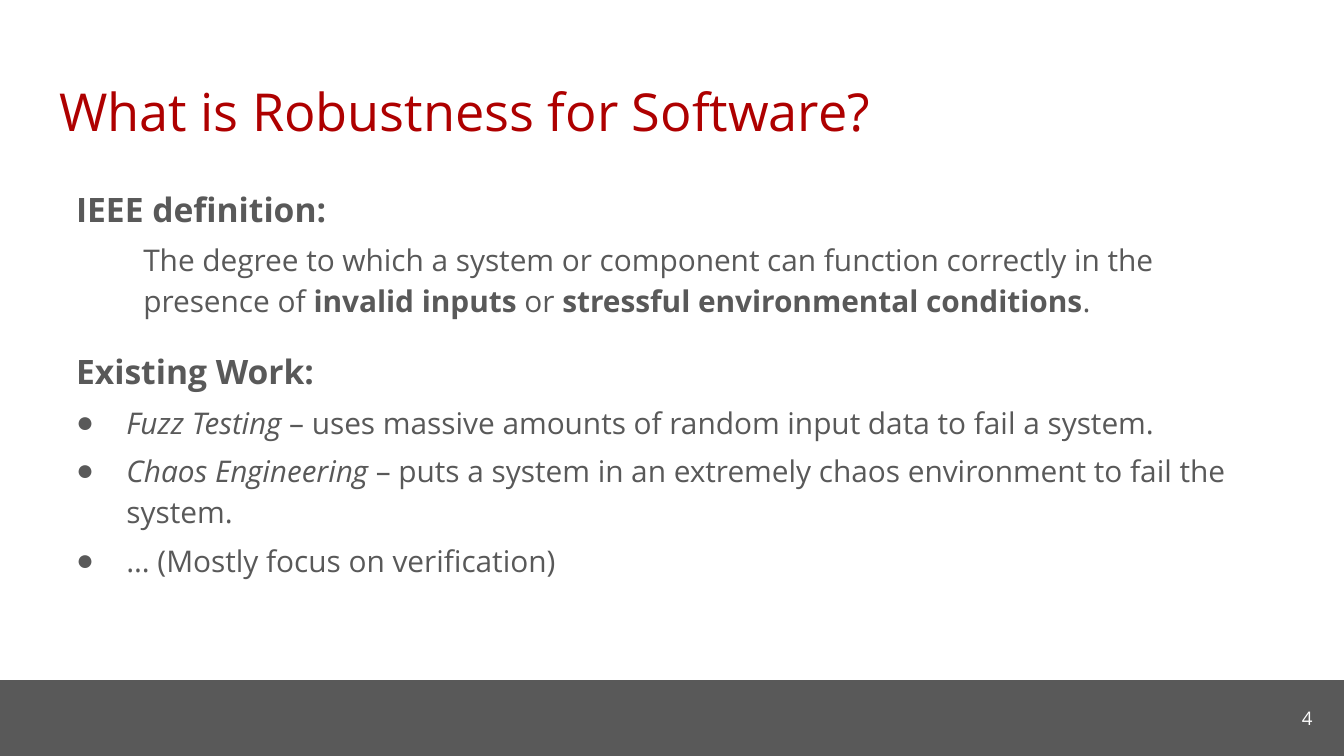
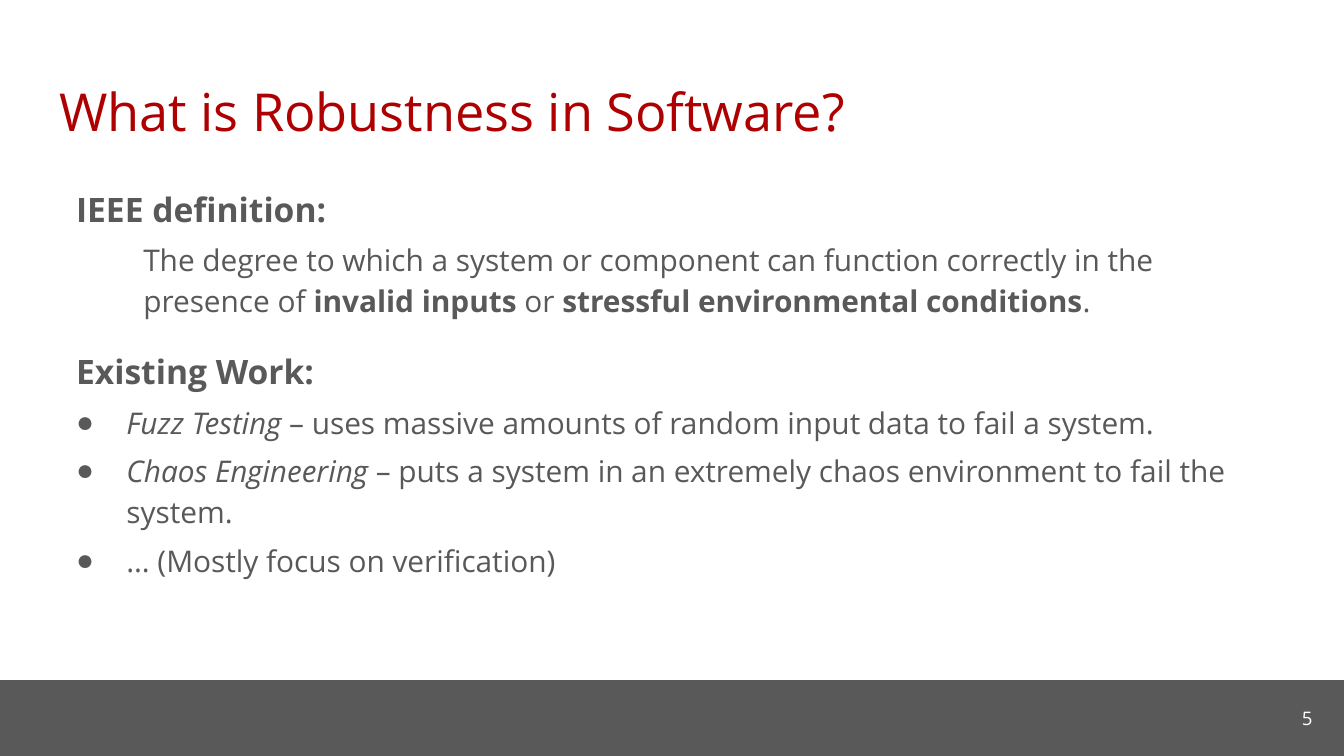
Before and after one commit to cmu-soda/Robustness, a slide deck: slide 5 of Robustness.pptx (slide 4 before the commit). Drawn at 1344x756 pixels with LibreOffice and Linux fonts; fonts in the diff are those of the drawing; background and template pictures are left out. Boxes give left, top, right and bottom in pixels: in the first picture for what was removed or moved away, otherwise in the second. Text is boxed around its words. In the diff, an @@ line names an element or a change of style, - is before the commit and + after.

Commit message:
Bug fix in RobustCal and update slides

```diff
--- a/Robustness.pptx
+++ b/Robustness.pptx
@@ title at (x1=59, y1=91, x2=845, y2=132): text changed @@
-What is Robustness for Software?
+What is Robustness in Software?
@@ page number at (x1=1302, y1=711, x2=1313, y2=725): text changed @@
-4
+5
```
Also in this commit, not shown: 24 other slides changed, 18 slides added, 13 slides removed, 2 other files.
